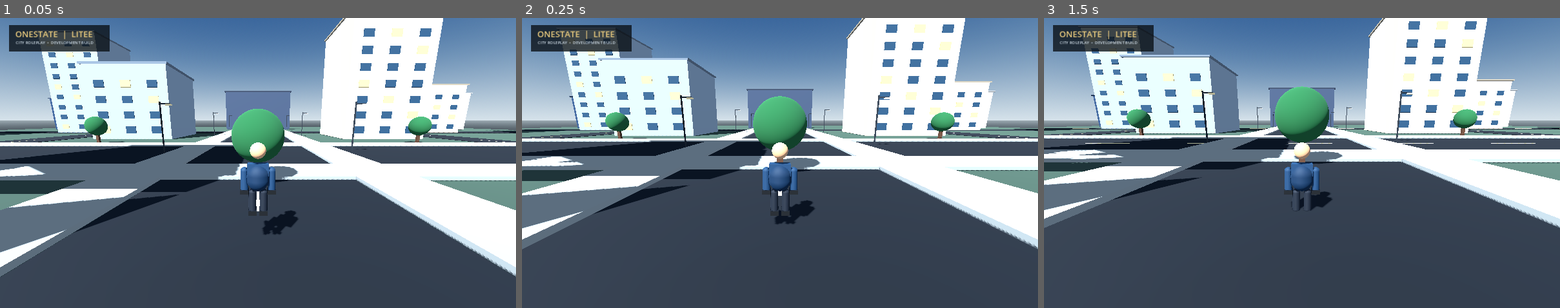
Above: before the commit, frames 1-3 (left to right).
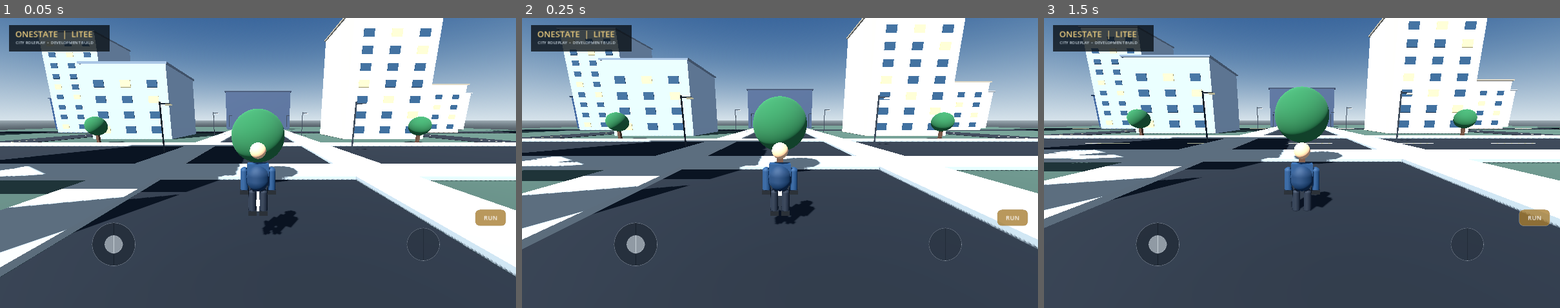
Above: after the commit, the same moments.

Repository: walid8769/Onestate-litee
Game: Godot game, scene res://scenes/main.tscn
The game is run twice, just before and just after one commit, with the same random seed, the same clock (stepped at 60 frames per second) and the same inputs.
Inputs (mouse positions are in pixels of both pictures, inside the frame that each line leads up to):
- Up to frame 1 (0.05 s): no input
- Up to frame 2 (0.25 s): no input
- Up to frame 3 (1.5 s): tap Enter at 0.5 s; move the mouse to (1415, 148) at 0.52 s; click (1415, 148) at 0.67 s; tap Space at 1.25 s; drag from (1198, 177) to (1276, 221) at 1.27 s

The runs differ from the first frame. In frame 1, 0.6% of the frame differs, in the area x 17-99%, y 66-86%; in frame 2, 0.6%; in frame 3, 0.6%.

Commit message:
Add visible mobile joystick and sprint touch control

Diff:
--- a/godot/scripts/player.gd
+++ b/godot/scripts/player.gd
@@ -20,10 +20,15 @@
 var _right_arm: Node3D
 var _animation_clock := 0.0
 var _sprinting := false
+var _sprint_touch := false
+var _touch_hud: Control
+var _stick_base: Panel
+var _stick_knob: Panel
 
 func _ready() -> void:
 	_make_character()
 	_make_camera()
+	_make_touch_hud()
 	Input.mouse_mode = Input.MOUSE_MODE_VISIBLE
 
 func _make_character() -> void:
@@ -128,6 +133,86 @@
 	spring.add_child(_camera)
 	_pivot.rotation.x = _camera_pitch
 
+
+func _make_touch_hud() -> void:
+	_touch_hud = Control.new()
+	_touch_hud.name = "MobileControls"
+	_touch_hud.set_anchors_and_offsets_preset(Control.PRESET_FULL_RECT)
+	_touch_hud.mouse_filter = Control.MOUSE_FILTER_IGNORE
+	_touch_hud.z_index = 20
+	var layer := CanvasLayer.new()
+	layer.name = "TouchControlsLayer"
+	add_child(layer)
+	layer.add_child(_touch_hud)
+	_stick_base = _make_touch_panel(Vector2(108, 108), Color(0.06, 0.09, 0.12, 0.42), 54)
+	_stick_knob = _make_touch_panel(Vector2(46, 46), Color(0.82, 0.86, 0.89, 0.62), 23)
+	_touch_hud.add_child(_stick_base)
+	_touch_hud.add_child(_stick_knob)
+	var look_ring := _make_touch_panel(Vector2(82, 82), Color(0.06, 0.09, 0.12, 0.20), 41)
+	look_ring.name = "LookRing"
+	_touch_hud.add_child(look_ring)
+	var sprint := _make_touch_panel(Vector2(78, 42), Color(0.65, 0.48, 0.18, 0.78), 12)
+	sprint.name = "SprintButton"
+	_touch_hud.add_child(sprint)
+	var sprint_label := Label.new()
+	sprint_label.text = "RUN"
+	sprint_label.horizontal_alignment = HORIZONTAL_ALIGNMENT_CENTER
+	sprint_label.vertical_alignment = VERTICAL_ALIGNMENT_CENTER
+	sprint_label.set_anchors_and_offsets_preset(Control.PRESET_FULL_RECT)
+	sprint_label.add_theme_color_override("font_color", Color(1, 1, 1, 0.95))
+	sprint_label.add_theme_font_size_override("font_size", 15)
+	sprint.add_child(sprint_label)
+	_layout_touch_hud()
+
+func _make_touch_panel(panel_size: Vector2, fill: Color, corner: int) -> Panel:
+	var panel := Panel.new()
+	panel.size = panel_size
+	panel.mouse_filter = Control.MOUSE_FILTER_IGNORE
+	var style := StyleBoxFlat.new()
+	style.bg_color = fill
+	style.corner_radius_top_left = corner
+	style.corner_radius_top_right = corner
+	style.corner_radius_bottom_left = corner
+	style.corner_radius_bottom_right = corner
+	style.border_width_left = 1
+	style.border_width_top = 1
+	style.border_width_right = 1
+	style.border_width_bottom = 1
+	style.border_color = Color(0.85, 0.88, 0.92, 0.35)
+	panel.add_theme_stylebox_override("panel", style)
+	return panel
+
+func _layout_touch_hud() -> void:
+	if _touch_hud == null:
+		return
+	var size := get_viewport().get_visible_rect().size
+	var center := Vector2(size.x * 0.22, size.y * 0.78)
+	_stick_base.position = center - Vector2(54, 54)
+	_stick_knob.position = center - Vector2(23, 23)
+	var look := _touch_hud.get_node_or_null("LookRing")
+	if look:
+		look.position = Vector2(size.x * 0.82 - 41, size.y * 0.78 - 41)
+	var sprint := _touch_hud.get_node_or_null("SprintButton")
+	if sprint:
+		sprint.position = Vector2(size.x - 102, size.y - 245)
+
+func _update_touch_hud() -> void:
+	if _stick_knob == null:
+		return
+	var size := get_viewport().get_visible_rect().size
+	var center := Vector2(size.x * 0.22, size.y * 0.78)
+	_stick_knob.position = center + _move_touch * 34.0 - Vector2(23, 23)
+	var sprint := _touch_hud.get_node_or_null("SprintButton")
+	if sprint:
+		var style := sprint.get_theme_stylebox("panel").duplicate() as StyleBoxFlat
+		style.bg_color = Color(0.88, 0.66, 0.20, 0.92) if _sprint_touch else Color(0.65, 0.48, 0.18, 0.78)
+		sprint.add_theme_stylebox_override("panel", style)
+
+func _is_sprint_button(position: Vector2) -> bool:
+	var size := get_viewport().get_visible_rect().size
+	var button_rect := Rect2(Vector2(size.x - 102, size.y - 245), Vector2(78, 42))
+	return button_rect.has_point(position)
+
 func _unhandled_input(event: InputEvent) -> void:
 	if event is InputEventScreenTouch:
 		if event.pressed:
@@ -135,6 +220,8 @@
 			if event.position.x < width * 0.48 and _move_finger == -1:
 				_move_finger = event.index
 				_move_touch = Vector2.ZERO
+			elif _is_sprint_button(event.position):
+				_sprint_touch = not _sprint_touch
 			elif _look_finger == -1:
 				_look_finger = event.index
 		else:
@@ -172,7 +259,7 @@
 	input_vector = input_vector.limit_length(1.0)
 	var local_direction := Vector3(input_vector.x, 0, input_vector.y)
 	var direction := (transform.basis * local_direction).normalized()
-	_sprinting = Input.is_action_pressed("run") and input_vector.length() > 0.1
+	_sprinting = (Input.is_action_pressed("run") or _sprint_touch) and input_vector.length() > 0.1
 	var target_speed := sprint_speed if _sprinting else walk_speed
 	var target_velocity := direction * target_speed
 	velocity.x = move_toward(velocity.x, target_velocity.x, acceleration * delta)
@@ -183,6 +270,7 @@
 	elif Input.is_action_just_pressed("jump"):
 		velocity.y = jump_velocity
 	move_and_slide()
+	_update_touch_hud()
 	_animate_character(delta, input_vector.length())
 
 func _animate_character(delta: float, input_amount: float) -> void:
